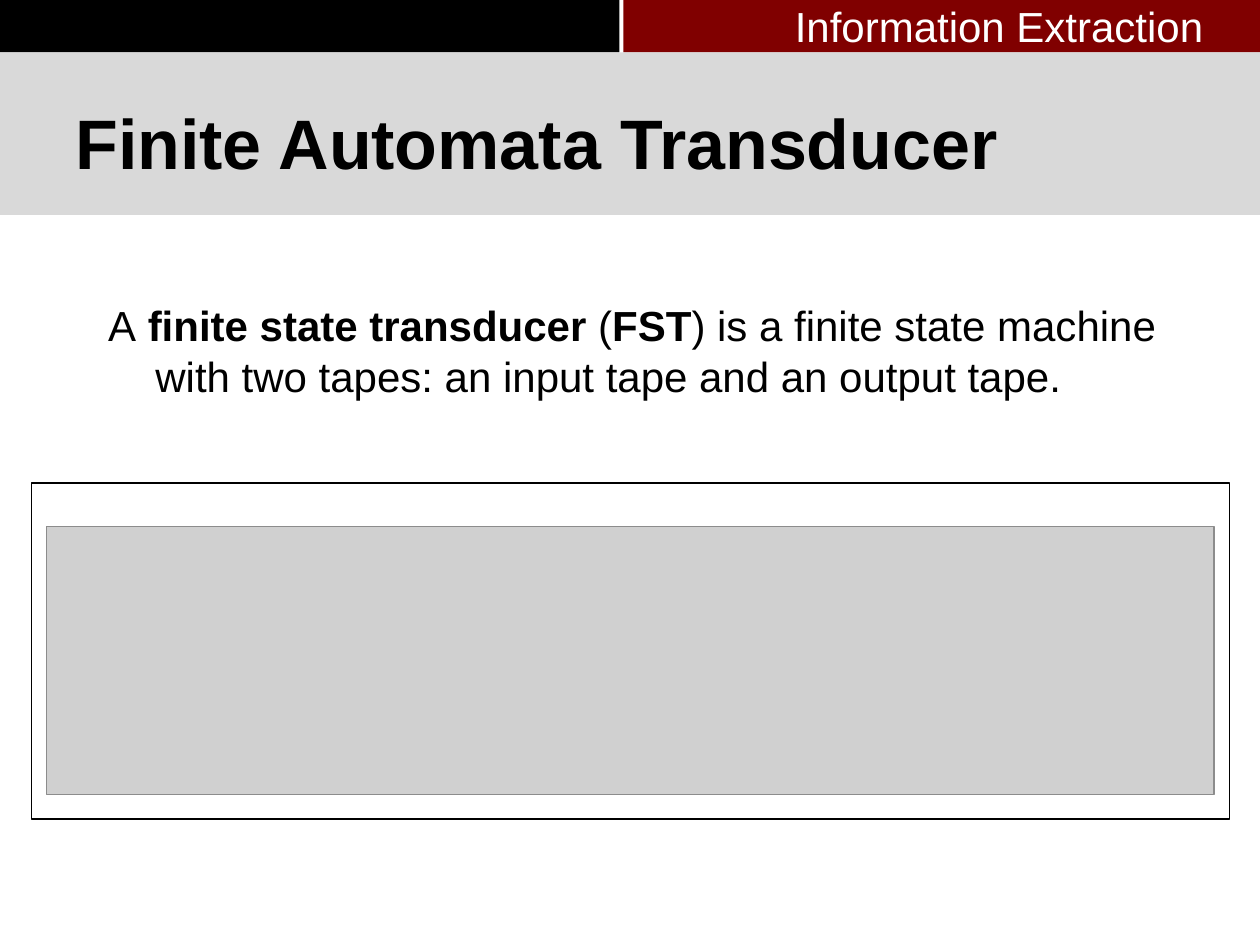
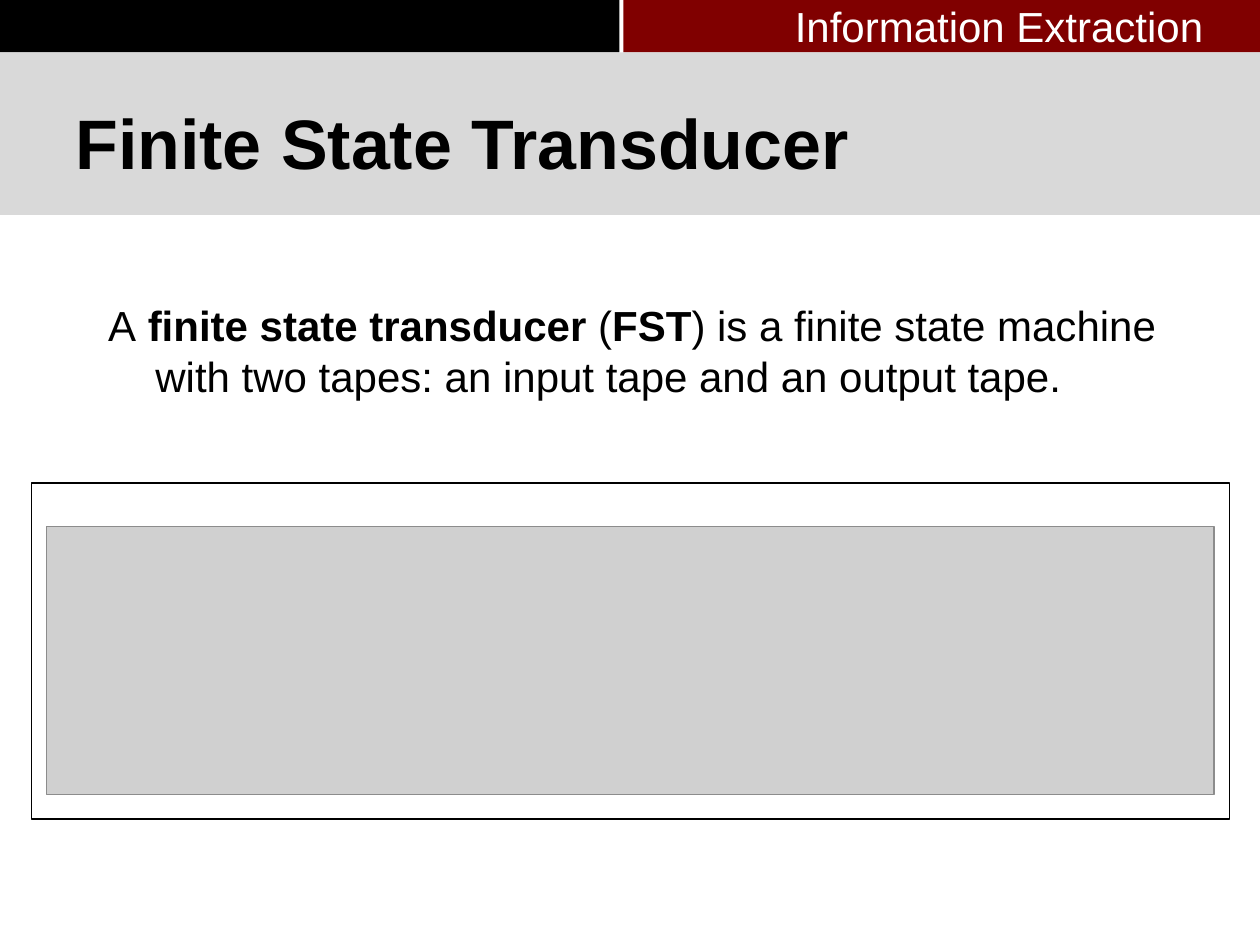
Before and after one commit to pkushiqiang/thesis, a slide deck: slide 38 of media/Master's thesis-3.pptx. Drawn at 1260x945 pixels with LibreOffice and Linux fonts; fonts in the diff are those of the drawing; grey boxes stand for pictures; background and template pictures are left out. Boxes give left, top, right and bottom in pixels: in the first picture for what was removed or moved away, otherwise in the second. Text is boxed around its words. In the diff, an @@ line names an element or a change of style, - is before the commit and + after.

```diff
--- a/media/Master's thesis-3.pptx
+++ b/media/Master's thesis-3.pptx
@@ title at (x1=75, y1=118, x2=849, y2=170): text changed @@
-Finite Automata Transducer
+Finite State Transducer
```
Also in this commit, not shown: 9 other slides changed, 1 slide removed.
